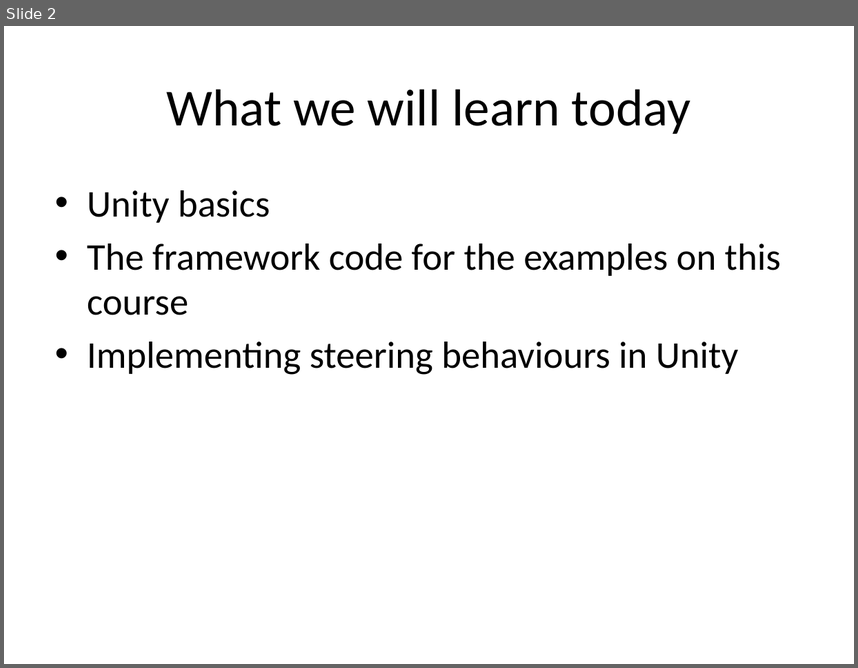
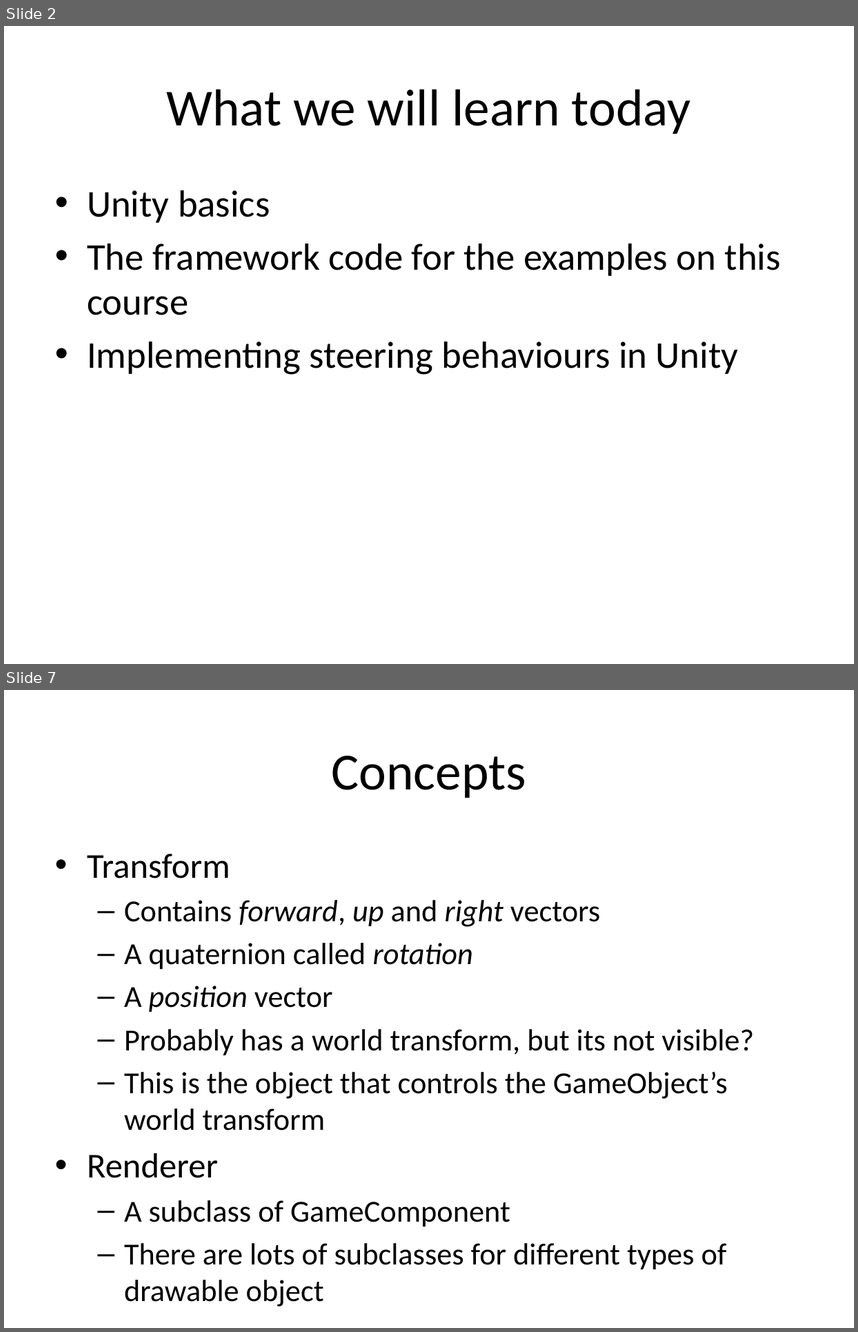
Before and after one commit to skooter500/UnitySteeringBehaviours, a slide deck: Lectures/Game AI 3.pptx. Shown one above the other, each under a label of ours: slide 2 before the commit, slides 2 and 7 after it; the slides between them are not shown. The pictures are 858x668 and 858x1332 pixels, drawn with LibreOffice and Linux fonts; fonts in the diff are those of the drawing; background and template pictures are left out. Boxes give left, top, right and bottom in pixels: in the first picture for what was removed or moved away, otherwise in the second. Text is boxed around its words. In the diff, an @@ line names an element or a change of style, - is before the commit and + after.

```diff
--- a/Lectures/Game AI 3.pptx
+++ b/Lectures/Game AI 3.pptx
@@ slide 7 added at <box>4,690,854,1328</box>, background #FFFFFF @@
@@ title added at <box>332,756,526,798</box>, 44 pt, text #000000 @@
+Concepts
@@ text added at <box>87,854,754,1269</box>, 25.9 pt, text #000000 @@
+• Transform
+  – Contains forward, up and right vectors
+  – A quaternion called rotation
+  – A position vector
+  – Probably has a world transform, but its not visible?
+  – This is the object that controls the GameObject’s world transform
+• Renderer
+  – A subclass of GameComponent
+  – There are lots of subclasses for different types of drawable object
```
Also in this commit, not shown: 22 other slides added, 19 other files.
